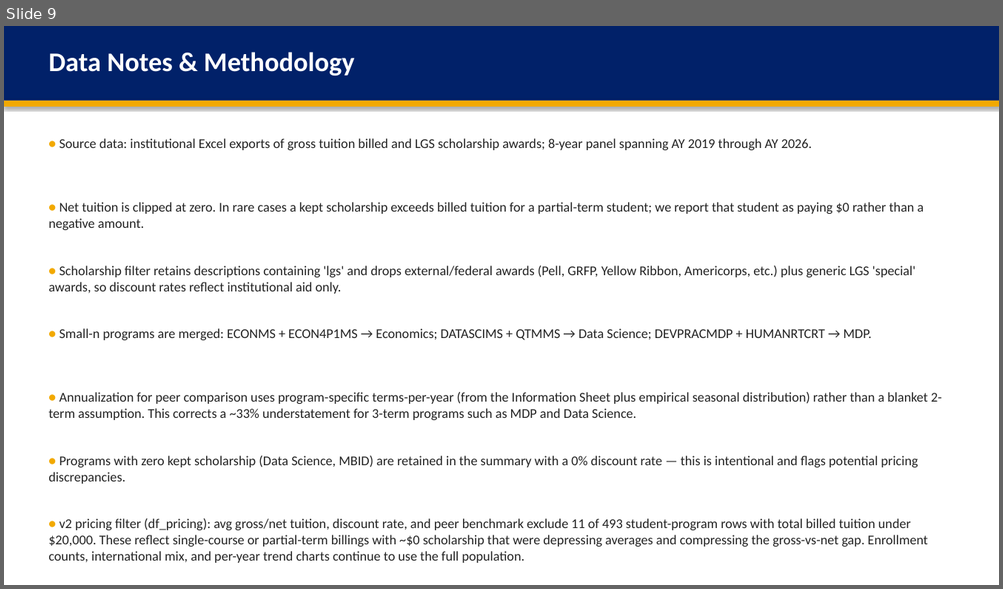
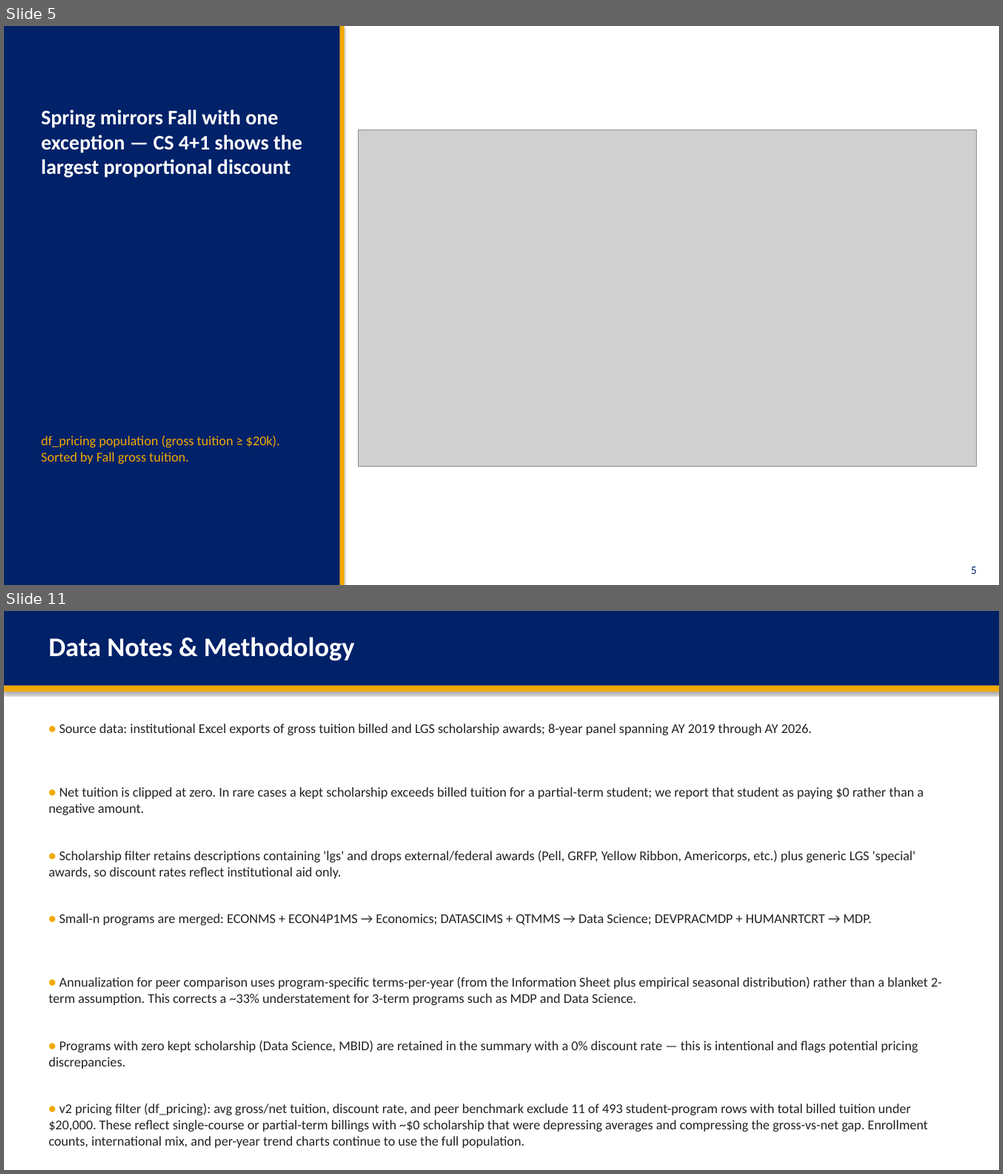
Before and after one commit to rjhunj2/grad-school-pricing, a slide deck: deliverables/emory_grad_pricing_v2.pptx. Shown one above the other, each under a label of ours: slide 9 before the commit, slides 5 and 11 after it; the slides between them are not shown. The pictures are 1003x589 and 1003x1174 pixels, drawn with LibreOffice and Linux fonts; fonts in the diff are those of the drawing; grey boxes stand for pictures. Boxes give left, top, right and bottom in pixels: in the first picture for what was removed or moved away, otherwise in the second. Text is boxed around its words. In the diff, an @@ line names an element or a change of style, - is before the commit and + after.

```diff
--- a/deliverables/emory_grad_pricing_v2.pptx
+++ b/deliverables/emory_grad_pricing_v2.pptx
@@ slide 5 added at (4,26,999,585), background #FFFFFF @@
@@ rectangle added at (4,26,340,585), fill #012169 @@
@@ rectangle added at (340,26,344,585), fill #F2A900 @@
@@ text added at (41,110,302,178), 20 pt, text #FFFFFF, bold @@
+Spring mirrors Fall with one exception — CS 4+1 shows the largest proportional discount
@@ picture added at (358,130,976,467) @@
@@ text added at (41,436,280,464), 13 pt, text #F2A900 @@
+df_pricing population (gross tuition ≥ $20k). Sorted by Fall gross tuition.
@@ text added at (970,567,976,574), 11 pt, text #012169 @@
+5
@@ what was slide 9 is now slide 11 @@
```
Also in this commit, not shown: 5 slides changed, 1 other slide added, 3 other files.
